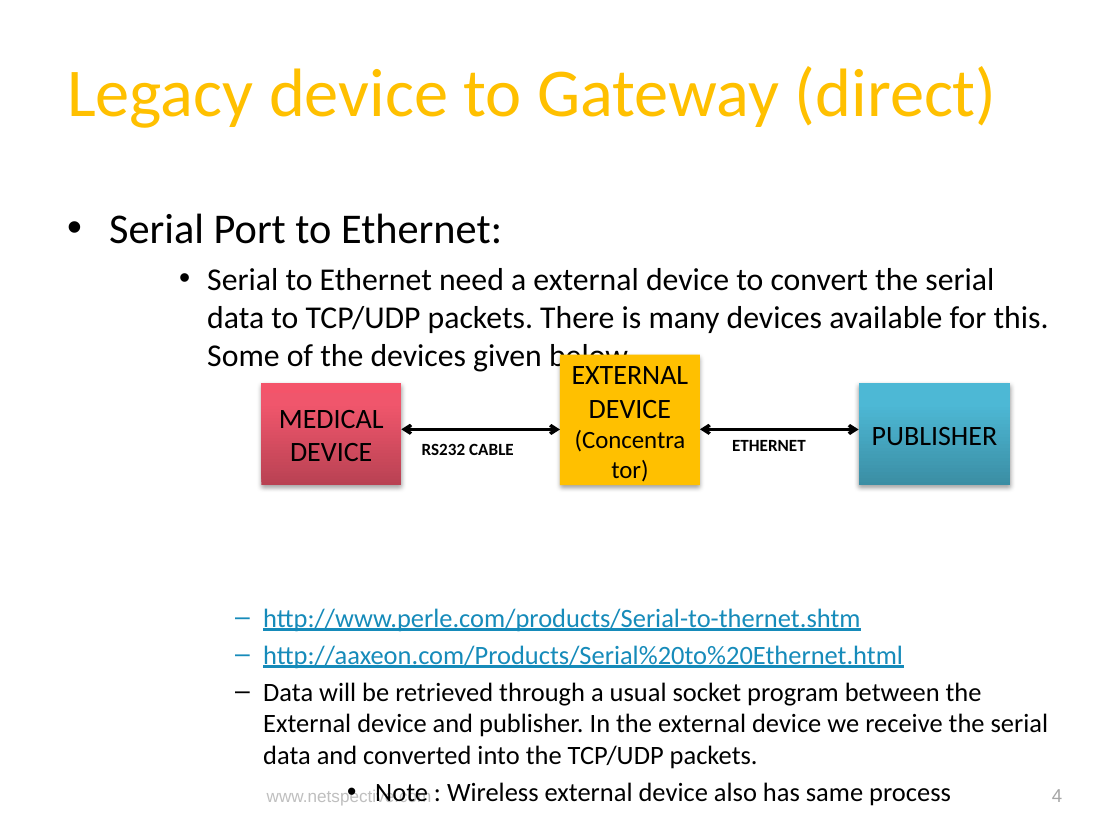
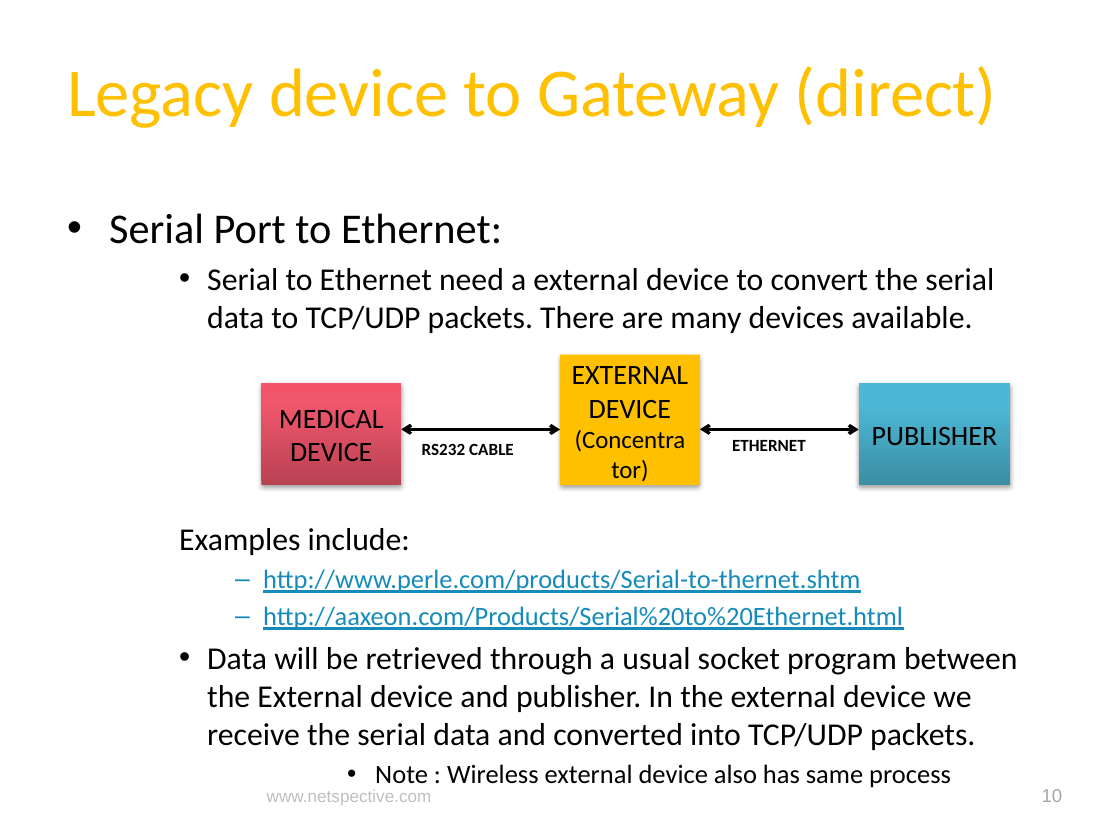
Before and after one commit to netspective/fluent, a slide deck: slide 10 of support/documents/Covidien Gateway Prototype With RS232.pptx (slide 4 before the commit). Drawn at 1120x840 pixels with LibreOffice and Linux fonts; fonts in the diff are those of the drawing; background and template pictures are left out. Boxes give left, top, right and bottom in pixels: in the first picture for what was removed or moved away, otherwise in the second. Text is boxed around its words. In the diff, an @@ line names an element or a change of style, - is before the commit and + after.

```diff
--- a/support/documents/Covidien Gateway Prototype With RS232.pptx
+++ b/support/documents/Covidien Gateway Prototype With RS232.pptx
@@ text at [179, 268, 994, 555]: text changed @@
-    • Serial to Ethernet need a external device to convert the serial data to TCP/UDP packets. There is many devices available for this. Some of the devices given below
+    • Serial to Ethernet need a external device to convert the serial data to TCP/UDP packets. There are many devices available.
+    Examples include:
@@ text at [207, 647, 1018, 750]: text changed; size 17 to 20.4 pt @@
-      – Data will be retrieved through a usual socket program between the External device and publisher. In the external device we receive the serial data and converted into the TCP/UDP packets.
+    • Data will be retrieved through a usual socket program between the External device and publisher. In the external device we receive the serial data and converted into TCP/UDP packets.
@@ page number at [1042, 789, 1063, 802]: text changed @@
-4
+10
```
Also in this commit, not shown: 3 other slides changed, 5 slides added, 1 other file.
